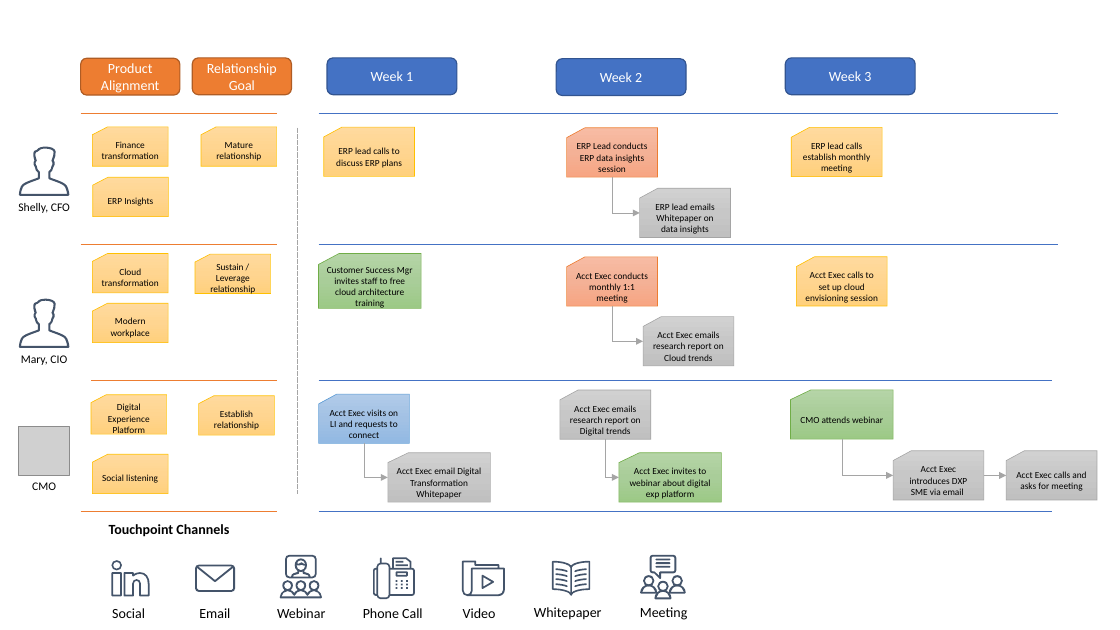
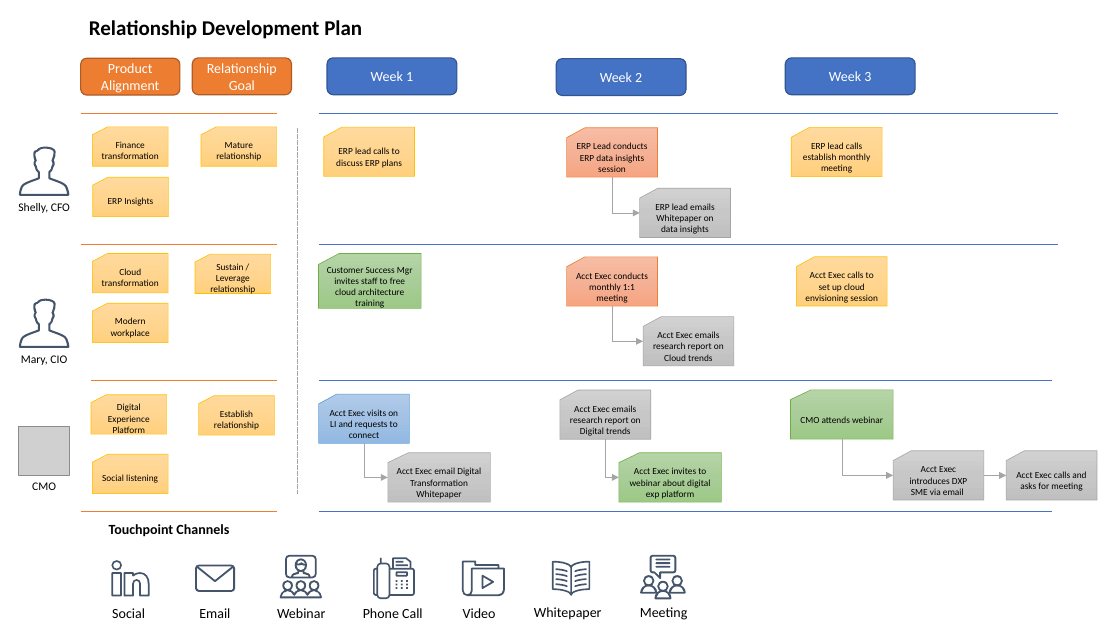
Before and after one commit to 200Meters/Sales-Scrum, a slide deck: slide 15 of assets/Sprint Cadence Diagrams.pptx. Drawn at 1120x630 pixels with LibreOffice and Linux fonts; fonts in the diff are those of the drawing; grey boxes stand for pictures. Boxes give left, top, right and bottom in pixels: in the first picture for what was removed or moved away, otherwise in the second. Text is boxed around its words. In the diff, an @@ line names an element or a change of style, - is before the commit and + after.

Commit message:
Relationship plans added

```diff
--- a/assets/Sprint Cadence Diagrams.pptx
+++ b/assets/Sprint Cadence Diagrams.pptx
@@ text added at box(89, 20, 362, 39), 18 pt, text #000000, bold @@
+Relationship Development Plan
```
Also in this commit, not shown: 1 slide removed, 2 other files.
